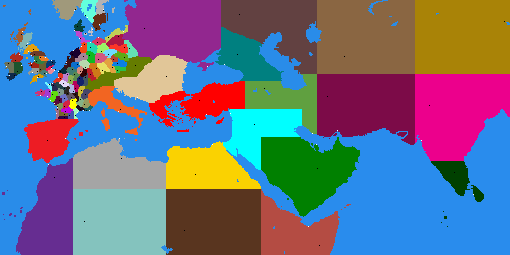
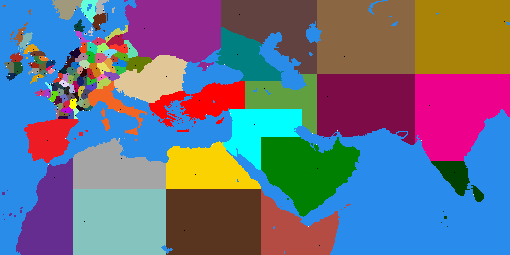
Comparing the layer stacks of the two 510x255 images. Changes:
painted on "map_regions" over (85, 69, 139, 91)
